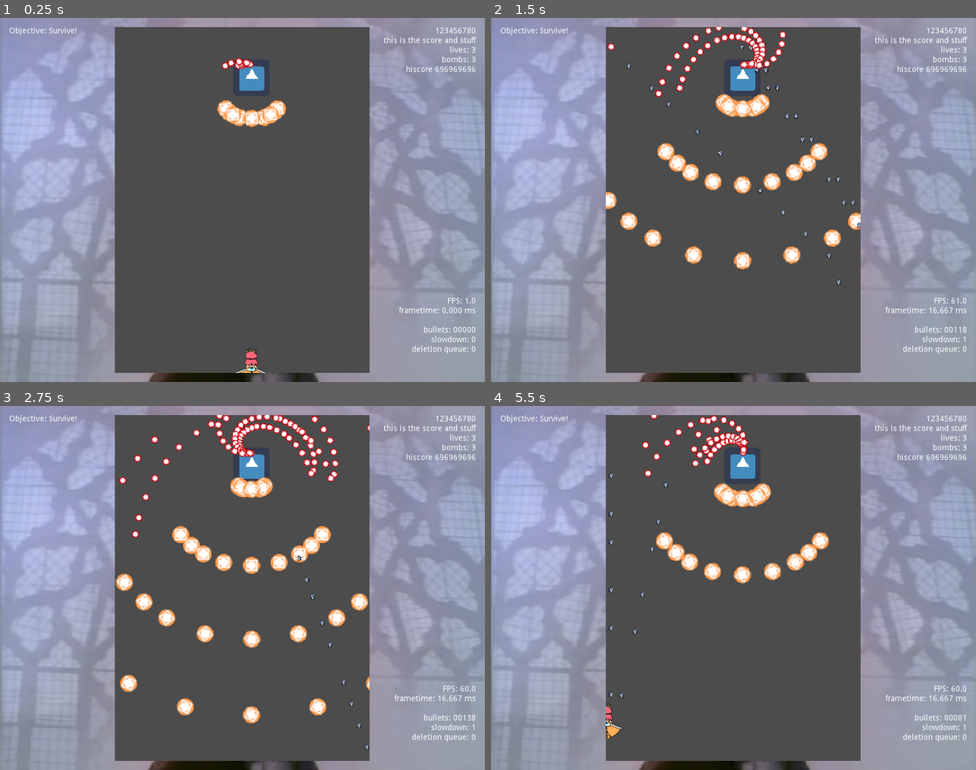
Above: before the commit, frames 1-4 (two rows, left to right).
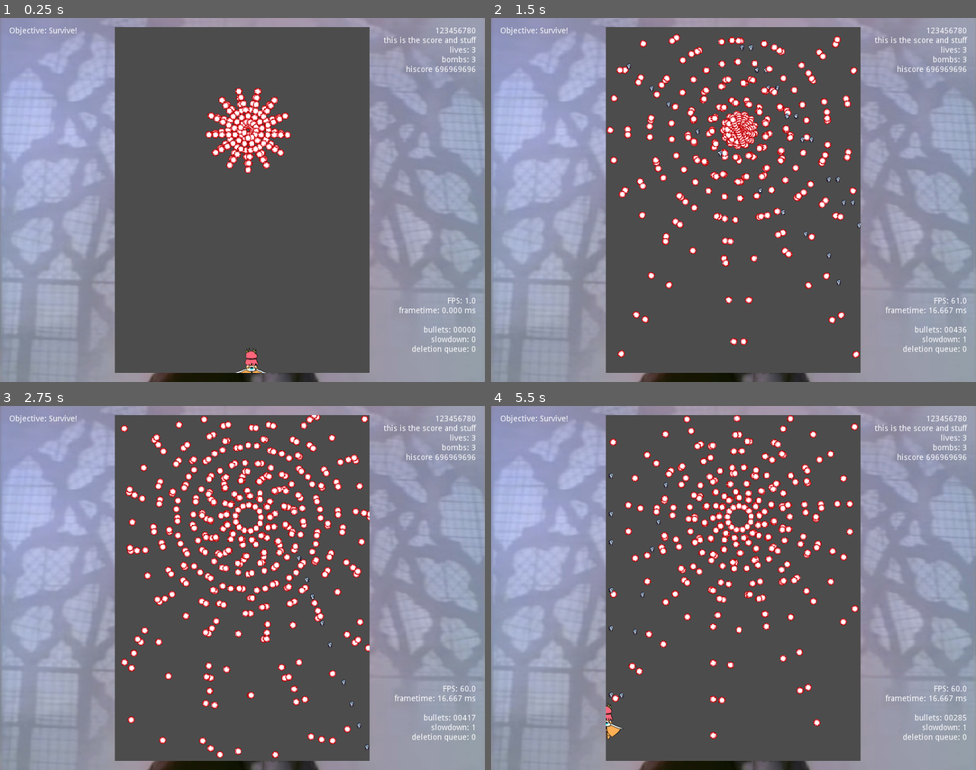
Above: after the commit, the same moments.

Repository: lapspider45/KumoCollab
Game: Godot game, scene res://game/Main.tscn
The game is run twice, just before and just after one commit, with the same random seed, the same clock (stepped at 60 frames per second) and the same inputs. The engine's default icon, where the game draws it, is replaced by a stand-in: a white triangle on a blue panel in a dark square.
Inputs:
- Up to frame 1 (0.25 s): no input
- Up to frame 2 (1.5 s): tap Enter at 0.5 s; hold Right (right) 0.53-1.28 s; hold Z (shoot) 0.53-1.28 s; hold Down (down) from 1.28 s (still down); tap X (bomb) at 1.35 s
- Up to frame 3 (2.75 s): tap Z (shoot) at 1.55 s; release Down (down) at 2.03 s; hold Right (right) from 2.03 s (still down); hold Z (shoot) from 2.03 s (still down)
- Up to frame 4 (5.5 s): release Right (right) at 2.78 s; release Z (shoot) at 2.78 s; hold Up (up) 2.78-3.53 s; tap Shift (slow) at 2.85 s; tap Z (shoot) at 3.05, 4.55 s; hold Z (shoot) 3.53-4.28 s; hold Left (left) 3.53-5.03 s; tap X (bomb) at 4.35 s; hold Down (down) from 5.03 s (still down); hold Z (shoot) from 5.03 s (still down)

The runs differ from the first frame. In frame 1, 2.7% of the frame differs, in the area x 42-60%, y 10-43%; in frame 2, 8.4%; in frame 3, 12%, in the area x 23-98%, y 2-97%; in frame 4, 7.5%.

Commit message:
shooting polygons and stars...
especially beautiful 13-pointed stars

Diff:
--- a/game/Danmaku2.gd
+++ b/game/Danmaku2.gd
@@ -9,10 +9,11 @@
 	Registry.register("current_gamescene", self)
 	server.connect("bullet_collided", self, "on_collision")
 
-	yield(demo_pattern_dir("lana", 10), "completed")
-	yield(demo_pattern_dir("test", 10), "completed")
-	print("all done!")
-	current_pattern.queue_free()
+	load_pattern("test/PolygonPattern")
+#	yield(demo_pattern_dir("lana", 10), "completed")
+#	yield(demo_pattern_dir("test", 10), "completed")
+#	print("all done!")
+#	current_pattern.queue_free()
 #	load_pattern("test/SineFieldTest")
 #	yield(get_tree().create_timer(15), "timeout")
 #	load_pattern("lana/Hard1")
--- a/game/Danmaku2.tscn
+++ b/game/Danmaku2.tscn
@@ -7,3 +7,4 @@
 script = ExtResource( 1 )
 
 [node name="SimpleBulletServer" parent="." instance=ExtResource( 2 )]
+process_batch_size = 2400
--- /dev/null
+++ b/game/patterns/test/PolygonPattern.gd
@@ -0,0 +1,9 @@
+extends Pattern
+
+func start():
+	$BulletSpawner/AnimationPlayer.play("shoot")
+
+#	$AnimationPlayer.play("pattern")
+
+func _process(delta):
+	$BulletSpawner.rotate(delta / 7)
--- /dev/null
+++ b/game/patterns/test/PolygonPattern.tscn
@@ -0,0 +1,45 @@
+[gd_scene load_steps=7 format=2]
+
+[ext_resource path="res://game/Pattern.tscn" type="PackedScene" id=1]
+[ext_resource path="res://game/patterns/test/PolygonPattern.gd" type="Script" id=2]
+[ext_resource path="res://game/spawner/BulletSpawner.tscn" type="PackedScene" id=3]
+[ext_resource path="res://game/spawner/PolygonSpawner.gd" type="Script" id=4]
+[ext_resource path="res://utils/TickedAnimationPlayer.gd" type="Script" id=5]
+
+[sub_resource type="Animation" id=1]
+resource_name = "shoot"
+length = 0.7
+loop = true
+step = 0.0666667
+tracks/0/type = "method"
+tracks/0/path = NodePath("BulletSpawner")
+tracks/0/interp = 1
+tracks/0/loop_wrap = true
+tracks/0/imported = false
+tracks/0/enabled = true
+tracks/0/keys = {
+"times": PoolRealArray( 0 ),
+"transitions": PoolRealArray( 1 ),
+"values": [ {
+"args": [  ],
+"method": "shoot"
+} ]
+}
+
+[node name="PolygonPattern" instance=ExtResource( 1 )]
+script = ExtResource( 2 )
+
+[node name="BulletSpawner" parent="." index="0" instance=ExtResource( 3 )]
+position = Vector2( 234, 181 )
+rotation = 1.5708
+script = ExtResource( 4 )
+bullet_speed = 300.0
+bullet_lifetime = 20.0
+bullet_acceleration = Vector2( 0, 0 )
+edges = 13
+shots_p_edge = 12
+
+[node name="AnimationPlayer" type="AnimationPlayer" parent="BulletSpawner" index="0"]
+root_node = NodePath("../..")
+anims/shoot = SubResource( 1 )
+script = ExtResource( 5 )
--- /dev/null
+++ b/game/spawner/PolygonSpawner.gd
@@ -0,0 +1,45 @@
+extends BulletSpawner
+
+export var edges:int = 3
+export var shots_p_edge:int = 6
+
+func shoot_ngon(edges:int, shots_per_edge:int, skip:int=1):
+	assert(edges >= 3)
+	var points := []
+	for i in range(edges):
+		var angle = global_rotation + (i/float(edges) * TAU)
+		var point = Vector2(1, 0).rotated(angle)
+		points.append(point)
+	for i in range(points.size()):
+		var pointA:Vector2 = points[i]
+		var pointB:Vector2 = points[(i + skip) % points.size()]
+		for j in range(shots_per_edge):
+			var shoot_direction := pointA.linear_interpolate(pointB, float(j)/shots_per_edge)
+			shoot_velocity(bullet_speed * shoot_direction)
+
+
+func shoot_star(corners:int, shots_per_edge:int):
+	if corners % 2 == 1: # odd
+		shoot_ngon(corners, shots_per_edge, 0.5 * (corners-1))
+	elif corners > 4:
+		shoot_star(corners/2, shots_per_edge)
+		rotate(TAU/corners)
+		shoot_star(corners/2, shots_per_edge)
+		rotate(-TAU/corners)
+	else:
+		shoot_ngon(corners, shots_per_edge)
+
+func shoot():
+	shoot_star(edges, shots_p_edge)
+#	shoot_ring(40)
+
+
+func shoot_velocity(velocity:Vector2):
+	var bullet = bullet_template.duplicate(DUPLICATE_GROUPS + DUPLICATE_SCRIPTS)
+	bullet.set_as_toplevel(true)
+	bullet.position = global_position
+	bullet.velocity = velocity * speedscale
+	bullet.acceleration = bullet_acceleration
+	bullet.lifetime = bullet_lifetime
+	DanmakuServer.add_bullet(bullet)
+	emit_signal("spawned", bullet)
